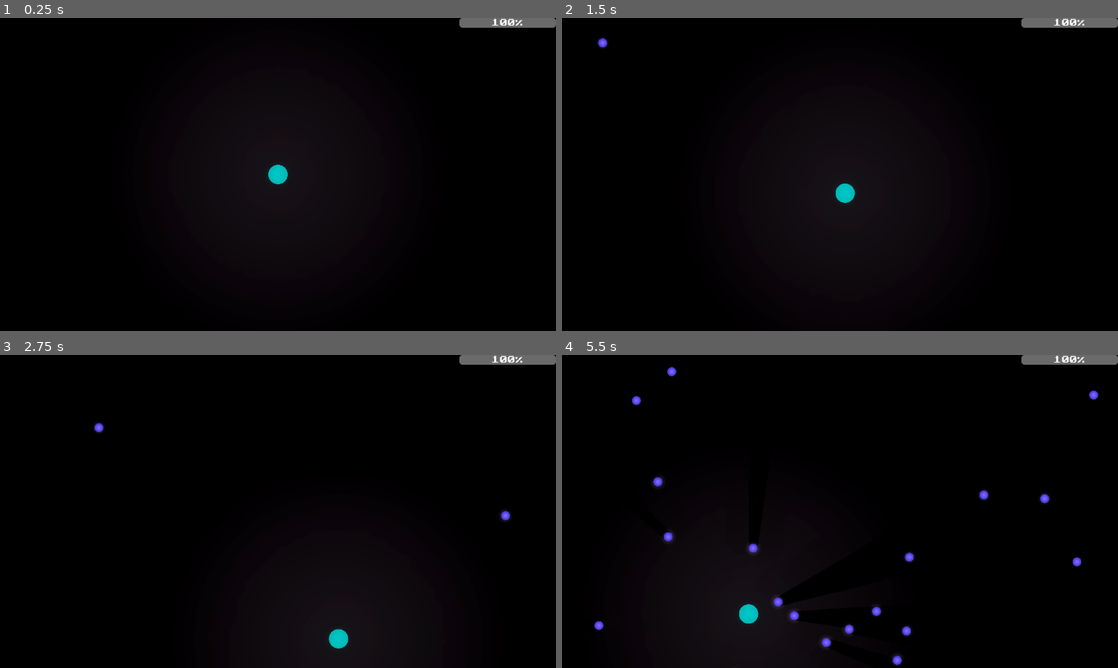
Above: before the commit, frames 1-4 (two rows, left to right).
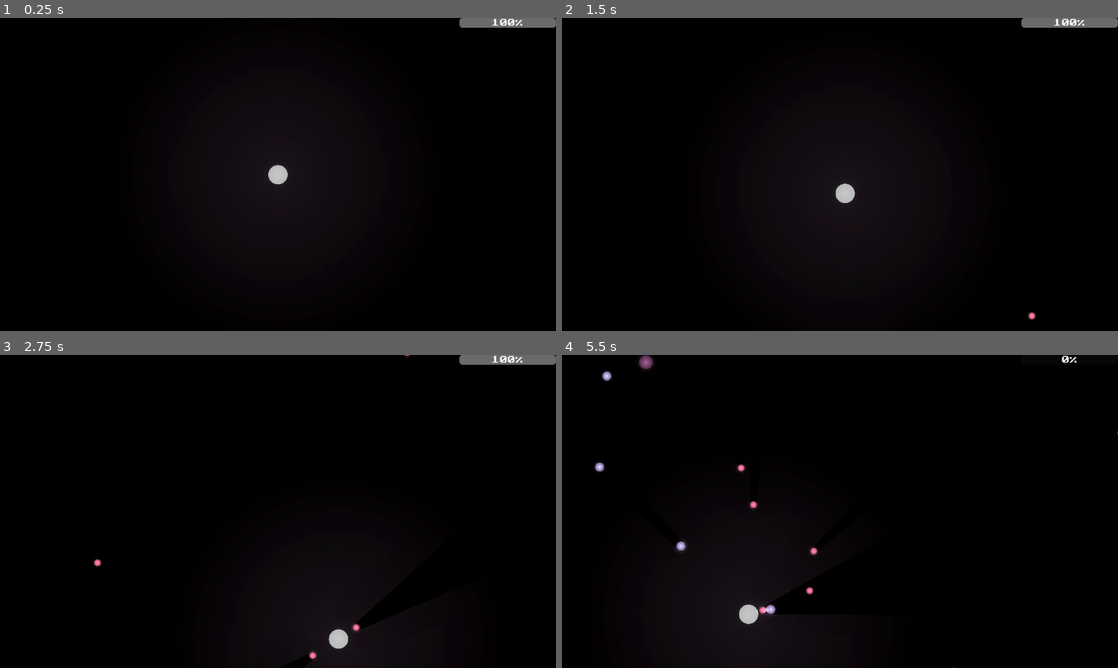
Above: after the commit, the same moments.

Repository: Iviv122/safe_to_scare
Game: Godot game, scene res://main.tscn
Same seed, same stepped clock (60 frames per second), same inputs: the game is played once before the commit and once after it.
Inputs (mouse positions are in pixels of both pictures, inside the frame that each line leads up to):
- Up to frame 1 (0.25 s): no input
- Up to frame 2 (1.5 s): tap Enter at 0.5 s; move the mouse to (962, 158) at 0.52 s; hold Right 0.53-1.28 s; hold A (a) 0.53-1.28 s; tap D (d) at 0.8, 1.35 s; move the mouse to (728, 190) at 1.27 s; hold Down from 1.28 s (still down)
- Up to frame 3 (2.75 s): tap S (s) at 1.55 s; move the mouse to (333, 442) at 2.02 s; release Down at 2.03 s; hold Right from 2.03 s (still down); hold S (s) from 2.03 s (still down); tap W (w) at 2.3 s
- Up to frame 4 (5.5 s): move the mouse to (812, 574) at 2.77 s; release Right at 2.78 s; release S (s) at 2.78 s; hold Up 2.78-3.53 s; tap W (w) at 2.85, 5.3 s; tap A (a) at 3.05 s; move the mouse to (1006, 558) at 3.52 s; hold A (a) 3.53-4.28 s; hold Left 3.53-5.03 s; tap D (d) at 3.8, 4.35 s; move the mouse to (673, 464) at 4.27 s; tap S (s) at 4.55 s; move the mouse to (867, 511) at 5.02 s; hold Down from 5.03 s (still down); hold S (s) from 5.03 s (still down)

The runs differ from the first frame. In frame 1, 0.2% of the frame differs, in the area x 48-52%, y 46-54%; in frame 2, 0.2%; in frame 3, 0.3%; in frame 4, 2.0%, in the area x 5-100%, y 0-100%.

Commit message:
enemy stat parser

Diff:
--- /dev/null
+++ b/assets/jsons/colors.json
@@ -0,0 +1,17 @@
+{
+    "color_palette": [
+        "#253657",
+        "#6f4367",
+        "#f8e9e5",
+        "#e76d8a",
+        "#f5a1a1",
+        "#a69aca"
+    ],
+    "background_color": "#253657",
+    "player_color": "#f5a1a1",
+    "enemy_colors": [
+        "#e76d8a",
+        "#6f4367",
+        "#a69aca"
+    ]
+}
--- /dev/null
+++ b/assets/jsons/enemies.json
@@ -0,0 +1,34 @@
+{
+    "enemies": [
+        {
+            "type": "basic",
+            "difficulty": 1,
+            "health": 1,
+            "speed": 250,
+            "exp": 1,
+            "size": 1,
+            "contact_damage": 1,
+            "color": "#a69aca"
+        },
+        {
+            "type": "basic",
+            "difficulty": 2,
+            "health": 3,
+            "speed": 125,
+            "exp": 1,
+            "size": 1.5,
+            "contact_damage": 2,
+            "color": "#6f4367"
+        },
+        {
+            "type": "basic",
+            "difficulty": 2,
+            "health": 1,
+            "speed": 400,
+            "exp": 1,
+            "size": 0.75,
+            "contact_damage": 1,
+            "color": "#e76d8a"
+        }
+    ]
+}
--- a/assets/prefabs/character.tscn
+++ b/assets/prefabs/character.tscn
@@ -19,6 +19,7 @@
 fill_from = Vector2(0.5, 0.5)
 
 [node name="CharacterBody2D" type="CharacterBody2D"]
+self_modulate = Color(0.9607843, 0.6313726, 0.6313726, 1)
 motion_mode = 1
 script = ExtResource("1_hv81v")
 metadata/_custom_type_script = "uid://bv1cw1etcheas"
@@ -27,7 +28,7 @@
 shape = SubResource("CircleShape2D_0xm2m")
 
 [node name="Sprite2D" type="Sprite2D" parent="."]
-modulate = Color(0, 1, 1, 1)
+position = Vector2(0, 1)
 scale = Vector2(0.15625001, 0.15625)
 texture = ExtResource("2_o8o60")
 
--- a/assets/prefabs/enemies/basic_enemy.tscn
+++ b/assets/prefabs/enemies/basic_enemy.tscn
@@ -37,7 +37,6 @@
 texture = SubResource("GradientTexture2D_jj5up")
 
 [node name="Sprite2D" type="Sprite2D" parent="."]
-self_modulate = Color(0.3764706, 0.30980393, 1, 1)
 scale = Vector2(0.24500002, 0.24500002)
 texture = ExtResource("3_xppan")
 
--- a/objects/enemy/enemy.gd
+++ b/objects/enemy/enemy.gd
@@ -4,11 +4,9 @@
 @export var collision_shape : CollisionPolygon2D
 @export var character_pos : PlayerNode
 
-@export var health : float = 8
-@export var speed : float = 250
+var stats : EnemyStats = EnemyStats.new()
 
-@export var contact_damage : float = 1
-@export var exp_death : float = 1
+@export var sprite : Sprite2D
 
 signal damaged
 
@@ -21,6 +19,13 @@
 	var oc = OccluderPolygon2D.new()
 	oc.polygon = collision_shape.polygon
 
+func insert_stats(stat_block : EnemyStats) -> void:
+	stats = stat_block
+
+	scale *= stats.size
+	modulate = stats.color
+
+
 func on_spawn() -> void:
 	pass
 
@@ -29,20 +34,20 @@
 		player_contact()
 
 func player_contact() -> void:
-	PlayerStatsInstance.deal_damage(contact_damage)
+	PlayerStatsInstance.deal_damage(stats.contact_damage)
 	queue_free()
 
 func damage(a : float) -> void:
-	health -= a
+	stats.health -= a
 
-	if health <= 0:
+	if stats.health <= 0:
 		die()
 
 	damaged.emit()
 
 func _process(delta):
-	global_position += (character_pos.player_node.global_position - global_position).normalized()*delta*speed
+	global_position += (character_pos.player_node.global_position - global_position).normalized()*delta*stats.speed
 
 func die () -> void:
-	PlayerStatsInstance.gain_exp(exp_death)
+	PlayerStatsInstance.gain_exp(stats.exp_death)
 	queue_free()
--- /dev/null
+++ b/objects/enemy/enemy_parser.gd
@@ -0,0 +1,24 @@
+class_name EnemyParser
+
+static func load_enemies_from_file(path: String = "res://assets/jsons/enemies.json") -> Array[EnemyStats]:
+	var enemies: Array[EnemyStats] = []
+	var file := FileAccess.open(path, FileAccess.READ)
+
+	if file == null:
+		push_error("Failed to open enemies file: %s" % path)
+		return enemies
+
+	var json_text := file.get_as_text()
+	file.close()
+
+	var result = JSON.parse_string(json_text)
+	if typeof(result) != TYPE_DICTIONARY:
+		push_error("Invalid JSON structure in %s" % path)
+		return enemies
+
+	if result.has("enemies"):
+		for enemy_data in result["enemies"]:
+			var stats := EnemyStats.from_dict(enemy_data)
+			enemies.append(stats)
+
+	return enemies
--- a/objects/enemy/enemy_spawner.gd
+++ b/objects/enemy/enemy_spawner.gd
@@ -6,17 +6,25 @@
 
 @export var spawn_radius : float = 1500
 
+var enemy_stats : Array[EnemyStats]
+
 func _ready():
-    spawning()
+	enemy_stats = EnemyParser.load_enemies_from_file()
+	spawning()
+
+func spawn() -> void:
+
+	var rand = randf_range(-3,3)
+	var pos = Vector2(sin(rand),cos(rand))*spawn_radius
+	var e : Enemy = enemy_list.list.pick_random().instantiate()
+
+	e.global_position = pos
+	e.insert_stats(enemy_stats.pick_random().duplicate())
+
+	add_child(e)
+
 
 func spawning() -> void:
-
-    var rand = randf_range(-3,3)
-    var pos = Vector2(sin(rand),cos(rand))*spawn_radius
-
-    var e : Enemy = enemy_list.list.pick_random().instantiate()
-    e.global_position = pos
-    add_child(e)
-
-    await get_tree().create_timer(1/spawn_rate).timeout
-    spawning()
+	await get_tree().create_timer(1/spawn_rate).timeout
+	spawn()
+	spawning()
--- /dev/null
+++ b/objects/enemy/enemy_stats.gd
@@ -0,0 +1,36 @@
+class_name EnemyStats
+
+@export var health : float = 8
+@export var speed : float = 250
+
+@export var contact_damage : float = 1
+@export var exp_death : float = 1
+
+@export var size : float = 1
+
+@export var color : Color = Color(96,79,255)
+
+func duplicate() -> EnemyStats:
+	var n = EnemyStats.new()
+
+	n.health = health
+	n.speed = speed
+	n.contact_damage = contact_damage
+	n.exp_death = exp_death
+	n.size = size
+	n.color = color
+
+	return n
+
+static func from_dict(data: Dictionary) -> EnemyStats:
+	var stats : EnemyStats = EnemyStats.new()
+
+
+	if data.has("health"): stats.health = data["health"]
+	if data.has("speed"): stats.speed = data["speed"]
+	if data.has("contact_damage"): stats.contact_damage = data["contact_damage"]
+	if data.has("exp_death"): stats.exp_death = data["exp_death"]
+	if data.has("size"): stats.size = data["size"]
+	if data.has("color"): stats.color = Color.html(data["color"])
+
+	return stats
Not shown, added: objects/enemy/enemy_parser.gd.uid
Not shown, added: objects/enemy/enemy_stats.gd.uid
